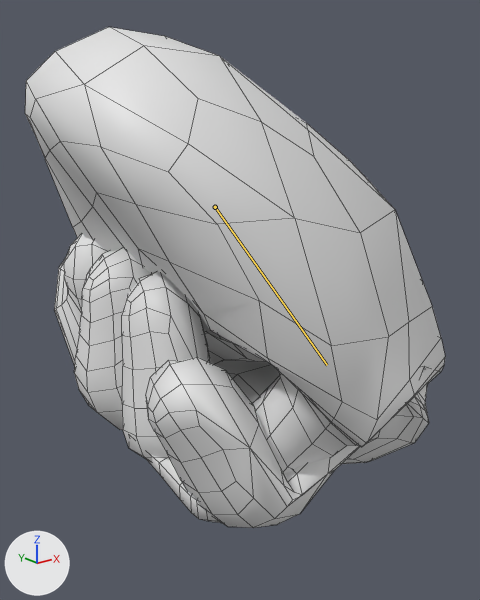
The FBX model sensei/Assets/hand.fbx, before and after one commit.
Both versions are drawn from a 50 mm lens placed at (-0.0824, -0.0766, 0.0369), pointed at (-0.0226, -0.0018, 0.007). The axes (+X, +Y, +Z) are drawn at lower left. The lights are the same throughout. Both versions are drawn at frame 16 of the action 'Armature|grabbing idle 2'; the numbers are the values there. The bones that change are drawn over the model as lines. Mesh edges are drawn as thin lines.
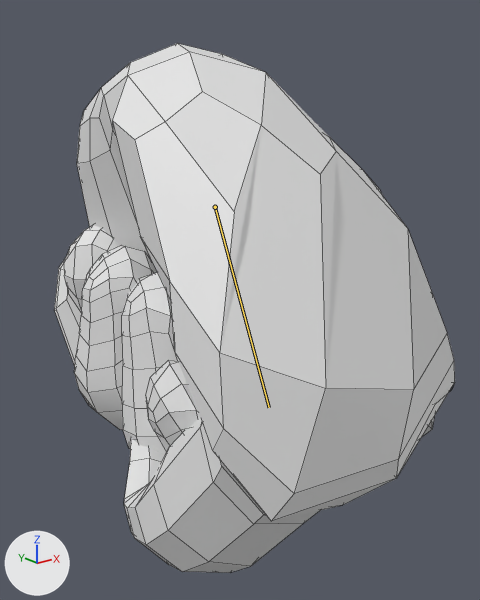
Changed parts and their boxes [x1, y1, x2, y2] in the pictures (480 x 600 px):
'Cube.003', posed: before [25, 27, 445, 528]; after [54, 43, 455, 573]
bone 'handmid.L.015.def.L', root to tip: before (215, 207) to (327, 365); after (215, 207) to (269, 407)

What changed in the scene script:
```text
Change bone_handmid_l_015_def_l:
    where bone_handmid_l_015_def_l = bpy.data.objects['Armature'].pose.bones['handmid.L.015.def.L']  # child of 'handmid.L.def.L'
    bone_handmid_l_015_def_l.rotation_quaternion: (0.966, -0.259, -0.017, -0.005) -> (0.9, -0.234, 0.113, -0.351)  # degrees (-30, -2, 0) -> degrees (-30, 2, -43)
```
